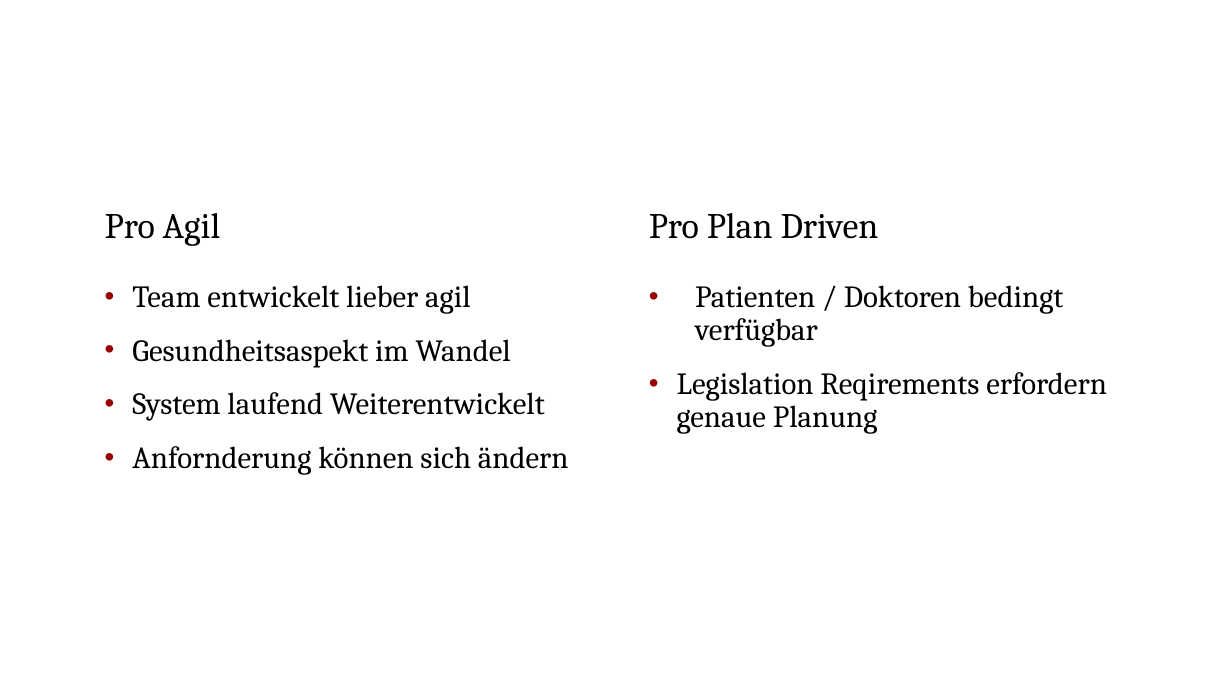
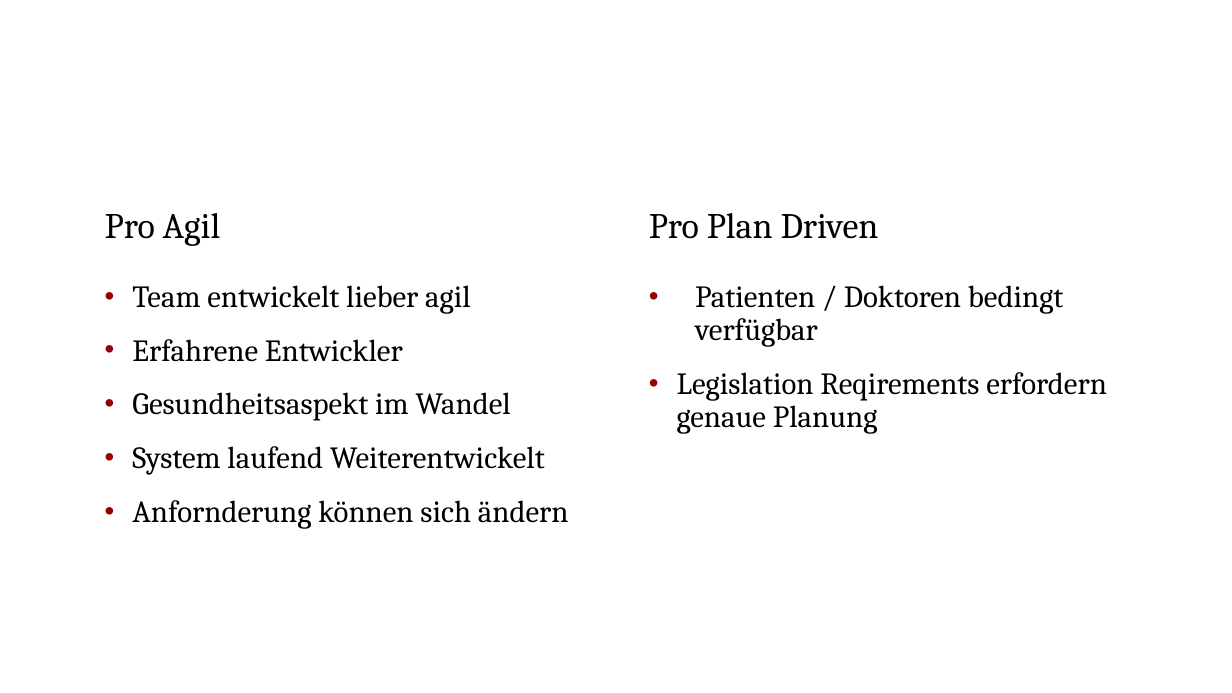
Before and after one commit to shylux/ch.bfh.bti7081.s2015.rot, a slide deck: slide 3 of doc/task02/Task 2.pptx. Drawn at 1232x693 pixels with LibreOffice and Linux fonts; fonts in the diff are those of the drawing. Boxes give left, top, right and bottom in pixels: in the first picture for what was removed or moved away, otherwise in the second. Text is boxed around its words. In the diff, an @@ line names an element or a change of style, - is before the commit and + after.

```diff
--- a/doc/task02/Task 2.pptx
+++ b/doc/task02/Task 2.pptx
@@ text at box(132, 339, 403, 362): paragraph added @@
+• Erfahrene Entwickler
```
Also in this commit, not shown: 4 other slides changed, 1 slide added.
